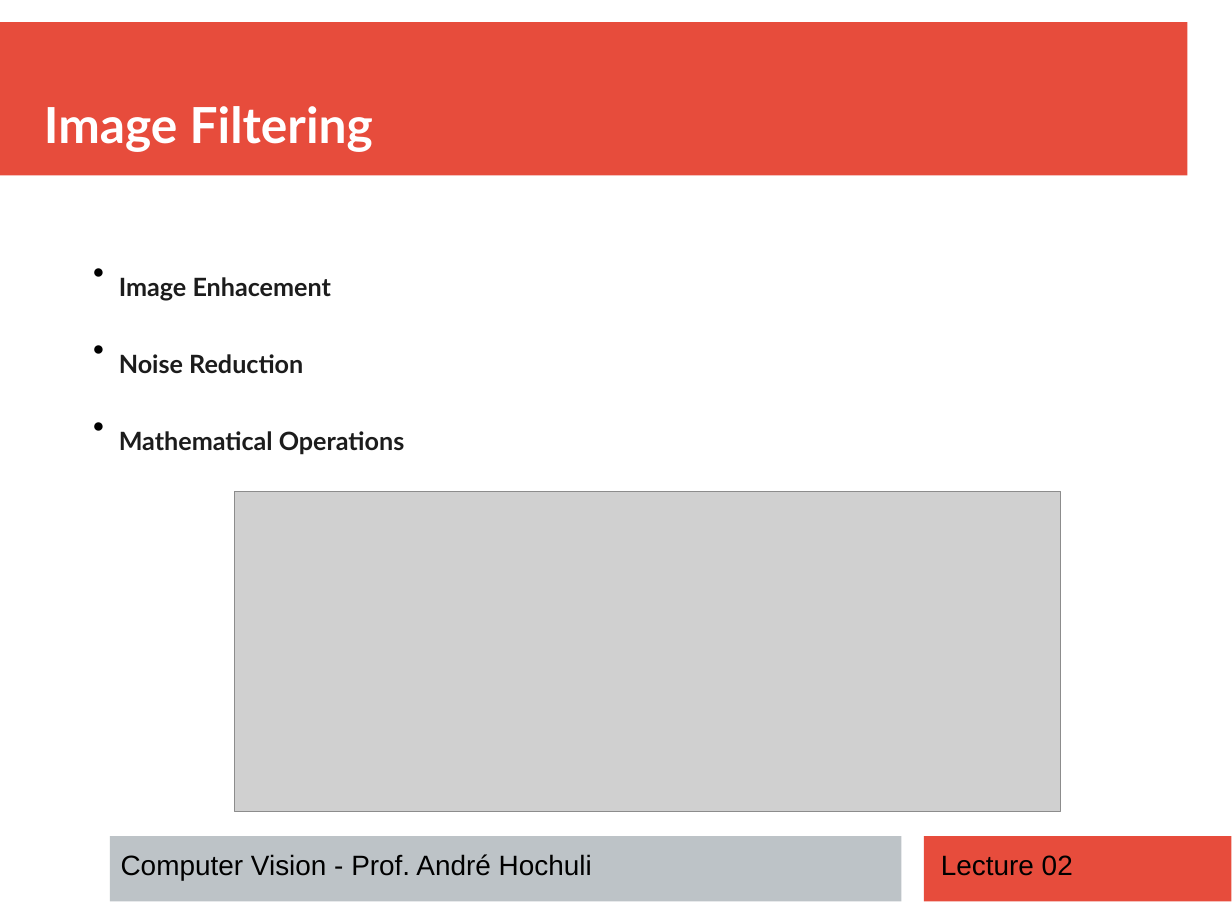
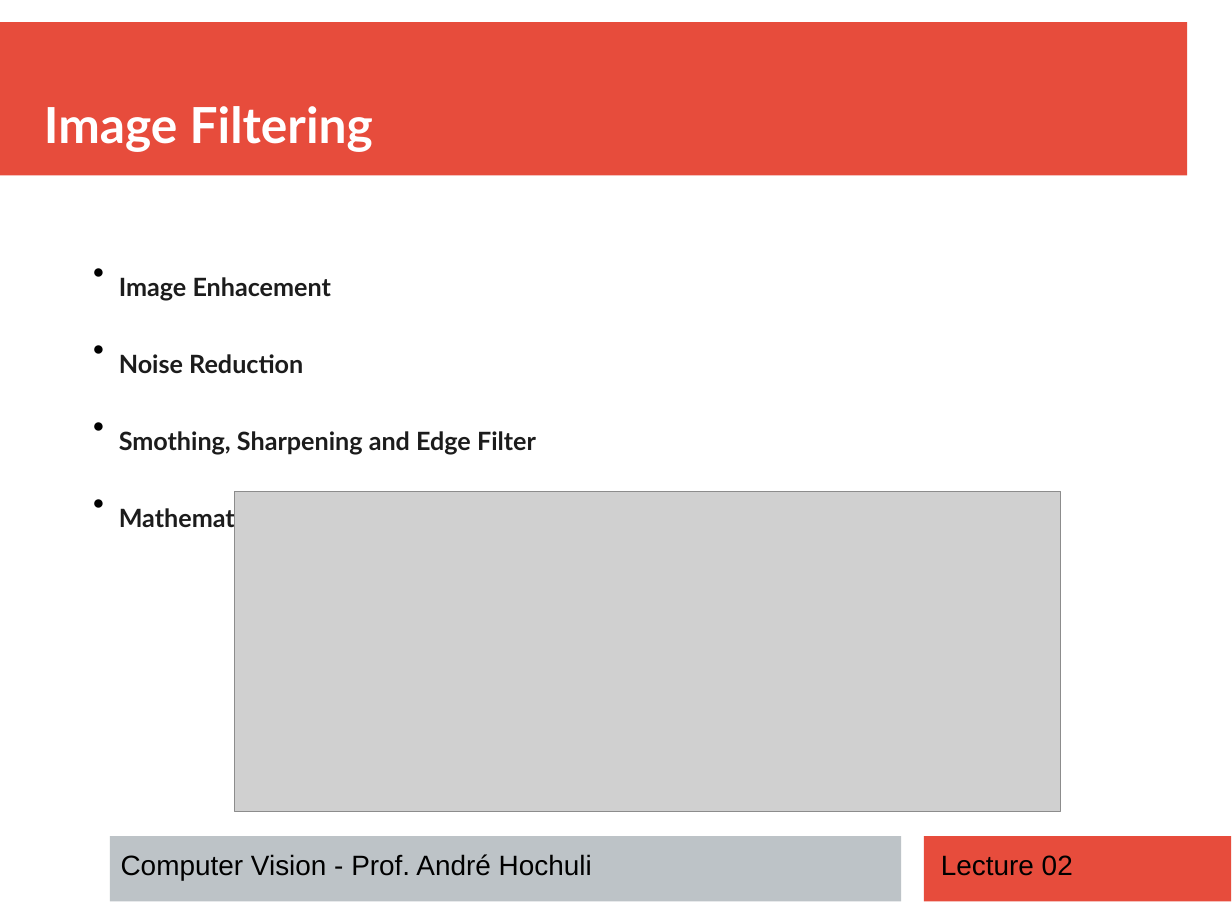
Before and after one commit to andrehochuli/teaching, a slide deck: slide 3 of ComputerVision/Lecture 02 - Image Filtering/Lecture 02 - Image Filtering.pptx. Drawn at 1232x924 pixels with LibreOffice and Linux fonts; fonts in the diff are those of the drawing; grey boxes stand for pictures. Boxes give left, top, right and bottom in pixels: in the first picture for what was removed or moved away, otherwise in the second. Text is boxed around its words. In the diff, an @@ line names an element or a change of style, - is before the commit and + after.

```diff
--- a/ComputerVision/Lecture 02 - Image Filtering/Lecture 02 - Image Filtering.pptx
+++ b/ComputerVision/Lecture 02 - Image Filtering/Lecture 02 - Image Filtering.pptx
@@ text at (x1=119, y1=431, x2=536, y2=532): text changed @@
-  ● Mathematical Operations
+  ● Smothing, Sharpening and Edge Filter
+  ● Mathematical-Based Operations
```
Also in this commit, not shown: 6 other slides changed, 15 slides added, 2 other files.
